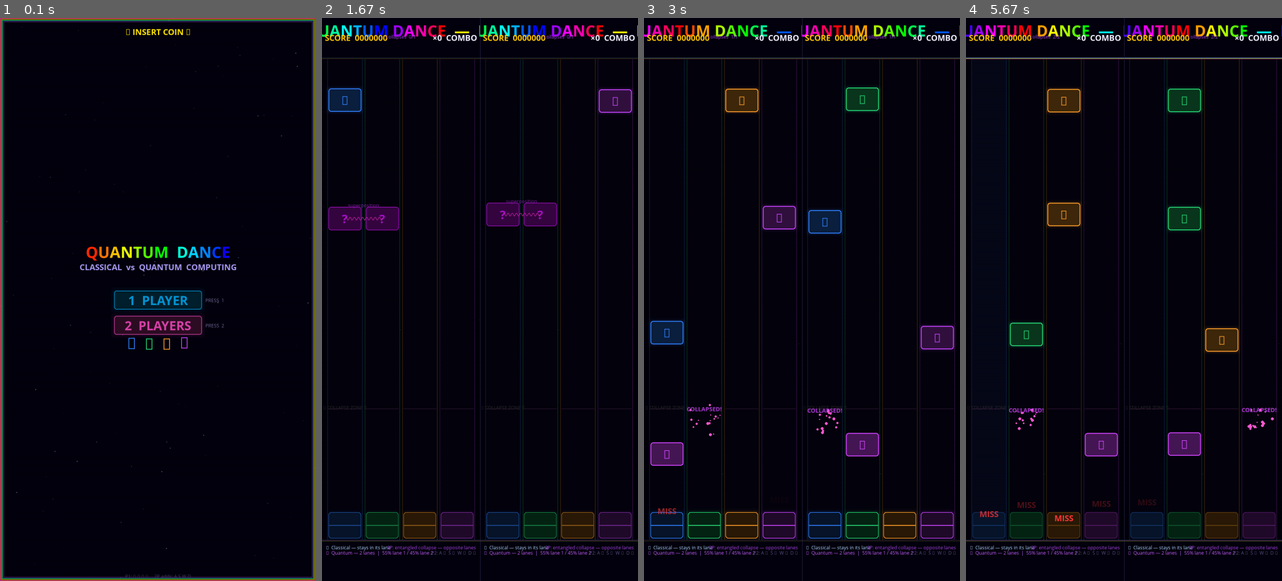
Above: before the commit, frames 1-4 (left to right).
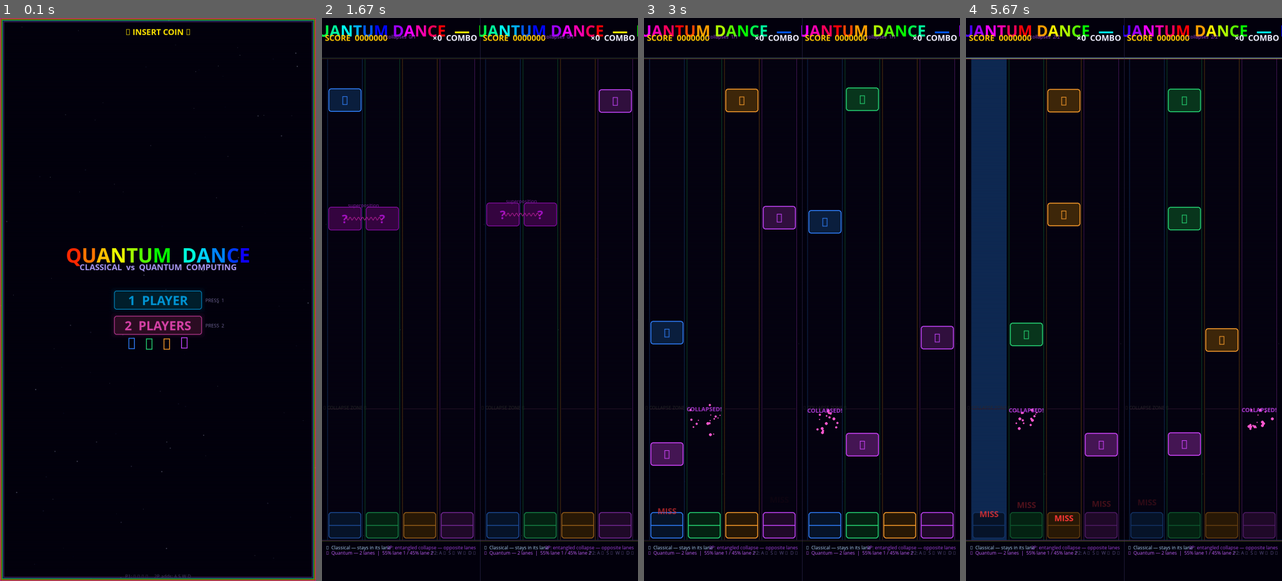
Above: after the commit, the same moments.

Repository: parzival1401/mobile_quantum-
Game: pygame game, started from dance_dance/quantum_dance.py
The game is run twice, just before and just after one commit, with the same random seed, the same clock (stepped at 60 frames per second) and the same inputs.
Inputs (mouse positions are in pixels of both pictures, inside the frame that each line leads up to):
- Up to frame 1 (0.1 s): no input
- Up to frame 2 (1.67 s): press the mouse at (480, 327) at 0.37 s; move the mouse to (429, 378) at 0.47 s; release the mouse at (382, 428) at 0.6 s; tap Enter at 0.67, 1.33 s; tap  at 1 s
- Up to frame 3 (3 s): hold Up 1.67-2.13 s; move the mouse to (726, 186) at 1.7 s; tap  at 1.82, 2.82 s; hold Right 2.17-2.63 s; hold Left from 2.67 s (still down)
- Up to frame 4 (5.67 s): release Left at 3.2 s; hold Down 3.23-3.53 s; tap  at 3.38, 4.15, 4.55, 5.62 s; hold Left 3.57-3.97 s; hold Up 4-4.37 s; hold Right 4.4-5.03 s; hold Down 5.07-5.43 s; hold Left from 5.47 s (still down)

The runs differ from the first frame. In frame 1, 1.0% of the frame differs, in the area x 21-79%, y 40-45%; in frame 2, 0.8%; in frame 3, 0.9%; in frame 4, 9.5%, in the area x 1-99%, y 7-93%.

Commit message:
Performance: pre-bake scanlines, remove per-frame alpha surface allocations
- Scanlines (menu, song select, lanes) pre-built once at startup as
  _SCAN_FULL and _SCAN_LANES, blitted each frame instead of rebuilt
- Removed per-note glow SRCALPHA surface allocations (2 surfaces/note/frame)
- Removed hit zone glow SRCALPHA allocations (2 surfaces/lane/frame)
- Key flash replaced with direct rect draw (no SRCALPHA surface)
- Milestone flash uses set_alpha on a plain surface instead of SRCALPHA
- F_BIG font cached at module level instead of recreated every menu frame

Co-Authored-By: Claude Sonnet 4.6 <noreply@anthropic.com>

Diff:
--- a/dance_dance/quantum_dance.py
+++ b/dance_dance/quantum_dance.py
@@ -99,6 +99,16 @@
 pygame.display.set_caption("Quantum Dance  |  Quantum Exhibition")
 clk    = pygame.time.Clock()
 
+# Pre-baked scanline overlays (created once, reused every frame)
+def _make_scanlines(w, h, alpha=28, step=4):
+    s = pygame.Surface((w, h), pygame.SRCALPHA)
+    for y in range(0, h, step):
+        pygame.draw.line(s, (0, 0, 0, alpha), (0, y), (w, y))
+    return s
+
+_SCAN_FULL   = _make_scanlines(SW, SH)           # menu / song select / results
+_SCAN_LANES  = None   # built after layout constants are defined
+
 # ─────────────────────────────────────────────────────────────────────────────
 # Game state enum
 # ─────────────────────────────────────────────────────────────────────────────
@@ -164,6 +174,7 @@
     return pygame.font.Font(None, sz)
 
 F_TITLE  = _f(56)
+F_BIG    = _f(72)
 F_MENU   = _f(46)
 F_MENUSM = _f(30)
 F_MED    = _f(30)
@@ -229,6 +240,9 @@
 
 HIT_PERFECT = 34
 HIT_GOOD    = 70
+
+# Build lane scanline overlay now that LANE_TOP/LANE_BOT are defined
+_SCAN_LANES = _make_scanlines(SW, LANE_BOT - LANE_TOP)
 
 KEYS_P1 = [pygame.K_LEFT, pygame.K_DOWN, pygame.K_UP, pygame.K_RIGHT]
 KEYS_P2 = [pygame.K_a,    pygame.K_s,    pygame.K_w,  pygame.K_d]
@@ -767,18 +781,11 @@
         pygame.draw.line(surf, (r//3, g//3, b//3), (x + ctx.lane_w - 1, LANE_TOP),
                          (x + ctx.lane_w - 1, LANE_BOT), 2)
         if key_flash[i] > 0:
-            s = pygame.Surface((ctx.lane_w, LANE_BOT - LANE_TOP), pygame.SRCALPHA)
-            s.fill((r, g, b, int(110 * key_flash[i] / 14)))
-            surf.blit(s, (x, LANE_TOP))
-
-    # CRT scanlines over lanes only
-    for y in range(LANE_TOP, LANE_BOT, 4):
-        pygame.draw.line(surf, (0, 0, 0, 28) if True else 0,
-                         (0, y), (ctx.sw, y))
-    scan = pygame.Surface((ctx.sw, LANE_BOT - LANE_TOP), pygame.SRCALPHA)
-    for y in range(0, LANE_BOT - LANE_TOP, 4):
-        pygame.draw.line(scan, (0, 0, 0, 30), (0, y), (ctx.sw, y))
-    surf.blit(scan, (0, LANE_TOP))
+            pygame.draw.rect(surf, (r//3, g//3, b//3),
+                             (x, LANE_TOP, ctx.lane_w, LANE_BOT - LANE_TOP))
+
+    # CRT scanlines — pre-baked, just blit
+    surf.blit(_SCAN_LANES, (0, LANE_TOP))
 
     # Collapse zone — pulsing neon line
     cy  = get_collapse_y()
@@ -800,15 +807,8 @@
         pr, pg, pb = int(r*pulse), int(g*pulse), int(b*pulse)
         hz = pygame.Rect(x + 4, TARGET_Y - HIT_ZONE_H // 2,
                          ctx.lane_w - 8, HIT_ZONE_H)
-        # Glow behind receptor
-        for gw in (12, 6):
-            gs = pygame.Surface((hz.width + gw*2, hz.height + gw*2), pygame.SRCALPHA)
-            alpha = int(30 * (1 - gw/14) * pulse)
-            pygame.draw.rect(gs, (pr, pg, pb, alpha),
-                             (0, 0, hz.width + gw*2, hz.height + gw*2), border_radius=12)
-            surf.blit(gs, (hz.x - gw, hz.y - gw))
         pygame.draw.rect(surf, (r//6, g//6, b//6), hz, border_radius=10)
-        pygame.draw.rect(surf, (pr, pg, pb),       hz, 2, border_radius=10)
+        pygame.draw.rect(surf, (pr, pg, pb), hz, 3, border_radius=10)
         pygame.draw.line(surf, (pr, pg, pb),
                          (x + 6, TARGET_Y), (x + ctx.lane_w - 6, TARGET_Y), 3)
         lbl = F_ARROW.render(ARROWS[i], True, (pr, pg, pb))
@@ -822,13 +822,6 @@
     nw      = ctx.note_w
     ny      = int(note.y)
     rect    = pygame.Rect(scx - nw // 2, ny, nw, NOTE_H)
-    # Neon glow
-    for gw in (10, 5):
-        gs = pygame.Surface((nw + gw*2, NOTE_H + gw*2), pygame.SRCALPHA)
-        alpha = int(35 * (1 - gw/12))
-        pygame.draw.rect(gs, (r, g, b, alpha),
-                         (0, 0, nw + gw*2, NOTE_H + gw*2), border_radius=11)
-        surf.blit(gs, (rect.x - gw, ny - gw))
     pygame.draw.rect(surf, (r//4, g//4, b//4), rect, border_radius=9)
     pygame.draw.rect(surf, (r, g, b),           rect, 3, border_radius=9)
     ar = F_ARROW.render(ARROWS[note.lane], True, (r, g, b))
@@ -981,11 +974,8 @@
         br = int(80 * twinkle)
         pygame.draw.circle(screen, (br, br, br + 20), (sx, sy), rng.randint(1, 2))
 
-    # ── Horizontal scan lines (retro CRT feel) ────────────────────────────────
-    scan = pygame.Surface((SW, SH), pygame.SRCALPHA)
-    for y in range(0, SH, 4):
-        pygame.draw.line(scan, (0, 0, 0, 35), (0, y), (SW, y))
-    screen.blit(scan, (0, 0))
+    # CRT scanlines — pre-baked
+    screen.blit(_SCAN_FULL, (0, 0))
 
     # ── Marquee border ────────────────────────────────────────────────────────
     cols = [(255,60,180),(255,160,0),(80,255,80),(0,200,255),(200,80,255)]
@@ -1003,7 +993,6 @@
     title_str = "QUANTUM  DANCE"
     char_surfs = []
     total_w = 0
-    F_BIG = _f(56)
     for i, ch in enumerate(title_str):
         hue = (t * 2 + i * 18) % 360
         # HSV → RGB
@@ -1192,11 +1181,8 @@
                          True, (70, 55, 100))
     screen.blit(hint, (SW // 2 - hint.get_width() // 2, ry0 + len(SONGS) * row_h + 8))
 
-    # CRT scanlines
-    scan = pygame.Surface((SW, SH), pygame.SRCALPHA)
-    for y in range(0, SH, 4):
-        pygame.draw.line(scan, (0, 0, 0, 28), (0, y), (SW, y))
-    screen.blit(scan, (0, 0))
+    # CRT scanlines — pre-baked
+    screen.blit(_SCAN_FULL, (0, 0))
 
     pygame.display.flip()
     return rects
@@ -1465,10 +1451,11 @@
         bsurf.set_alpha(alpha)
         surf.blit(bsurf, (sw // 2 - bsurf.get_width() // 2, SH // 2 - 30))
 
-    # Screen flash on milestone
+    # Screen flash on milestone — draw a filled rect with set_alpha instead
     if ps.flash_timer > 0:
-        fsurf = pygame.Surface((sw, SH), pygame.SRCALPHA)
-        fsurf.fill((255, 255, 255, int(60 * ps.flash_timer / 8)))
+        fsurf = pygame.Surface((sw, SH))
+        fsurf.fill((255, 255, 255))
+        fsurf.set_alpha(int(60 * ps.flash_timer / 8))
         surf.blit(fsurf, (0, 0))
 
 
